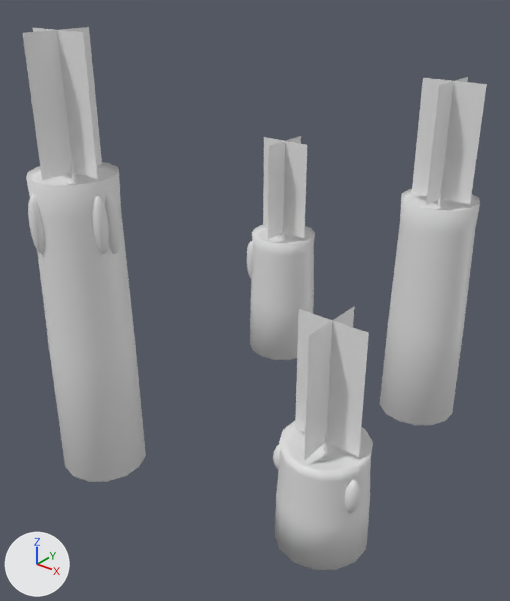
The glTF model src/assets/models/furniture/floorCandles.glb as it was, and as the next commit left it.
One viewpoint serves both versions: a 50 mm camera at (0.314, -0.407, 0.367) aimed at (0.009, -0.027, 0.131). Every picture has the same lights, and +X, +Y and +Z are marked at lower left. The older version comes first. Materials are left out; every surface is plain grey. Where no turn or scale is listed for an object, it has been applied to the vertices.

The older version as bpy lines, for what is in view:
```python
me_mesh_0 = bpy.data.meshes.new('Mesh_0')
me_mesh_0.from_pydata(...)  # 1028 vertices, 1904 faces; spans x -0.106..0.147, y -0.155..0.153, z 0.0..0.237
me_mesh_0.materials.append(mat_mat_wax_ffffff)
me_mesh_2 = bpy.data.meshes.new('Mesh_2')
me_mesh_2.from_pydata(...)  # 32 vertices, 16 faces; spans x -0.099..0.138, y -0.144..0.145, z 0.08..0.327
me_mesh_2.materials.append(mat_mat_flame_ffffff)
ob_mesh_0 = bpy.data.objects.new('Mesh_0', me_mesh_0)
ob_mesh_0.location = (0.0, 0.0, 0.0)
ob_mesh_2 = bpy.data.objects.new('Mesh_2', me_mesh_2)
ob_mesh_2.location = (0.0, 0.0, 0.0)
```
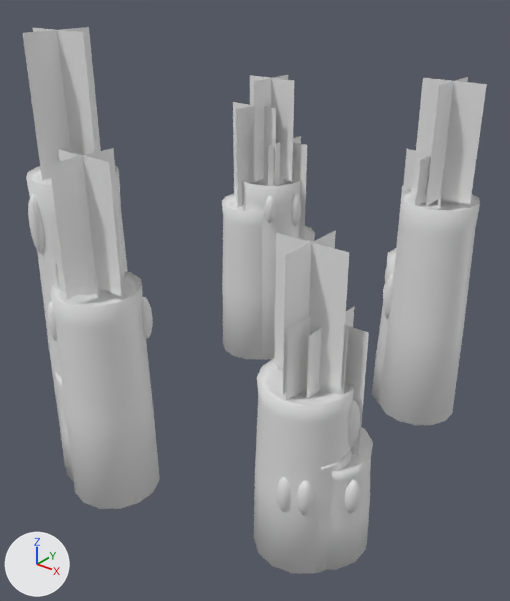
The change, as a diff of the scene's bpy script:
```diff
--- a/src/assets/models/furniture/floorCandles.glb.py
+++ b/src/assets/models/furniture/floorCandles.glb.py
@@ me_mesh_8 @@
+me_mesh_8.from_pydata(...)  # 32 vertices, 16 faces; spans x -0.12..0.13, y -0.149..0.143, z 0.086..0.247
@@ me_mesh_6 @@
+me_mesh_6.from_pydata(...)  # 912 vertices, 1680 faces; spans x -0.128..0.141, y -0.157..0.151, z 0.0..0.157
@@ me_mesh_5 @@
+me_mesh_5.from_pydata(...)  # 32 vertices, 16 faces; spans x -0.108..0.129, y -0.158..0.142, z 0.132..0.271
@@ me_mesh_3 @@
+me_mesh_3.from_pydata(...)  # 1144 vertices, 2128 faces; spans x -0.118..0.139, y -0.166..0.15, z 0.0..0.181
@@ ob_mesh_8 @@
+ob_mesh_8 = bpy.data.objects.new('Mesh_8', me_mesh_8)
+ob_mesh_8.location = (0.0, 0.0, 0.0)
@@ ob_mesh_6 @@
+ob_mesh_6 = bpy.data.objects.new('Mesh_6', me_mesh_6)
+ob_mesh_6.location = (0.0, 0.0, 0.0)
@@ ob_mesh_5 @@
+ob_mesh_5 = bpy.data.objects.new('Mesh_5', me_mesh_5)
+ob_mesh_5.location = (0.0, 0.0, 0.0)
@@ ob_mesh_3 @@
+ob_mesh_3 = bpy.data.objects.new('Mesh_3', me_mesh_3)
+ob_mesh_3.location = (0.0, 0.0, 0.0)
```

Boxes [x1, y1, x2, y2] around the edits, measured in the pictures (510 x 601 px):
'Mesh_3', added: after [47, 181, 396, 574]
'Mesh_5', added: after [50, 75, 459, 395]
'Mesh_6', added (mostly hidden): after [55, 194, 385, 573]
'Mesh_8', added: after [55, 102, 417, 400]
